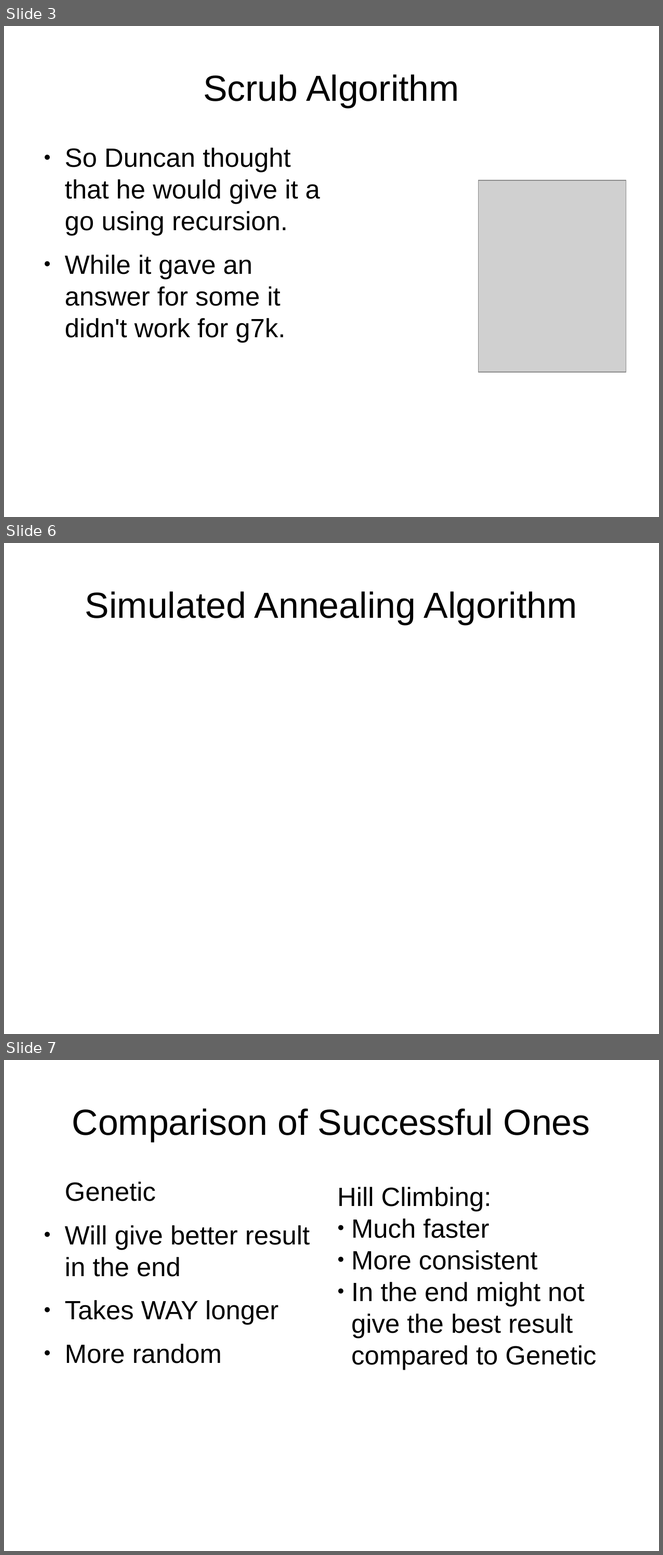
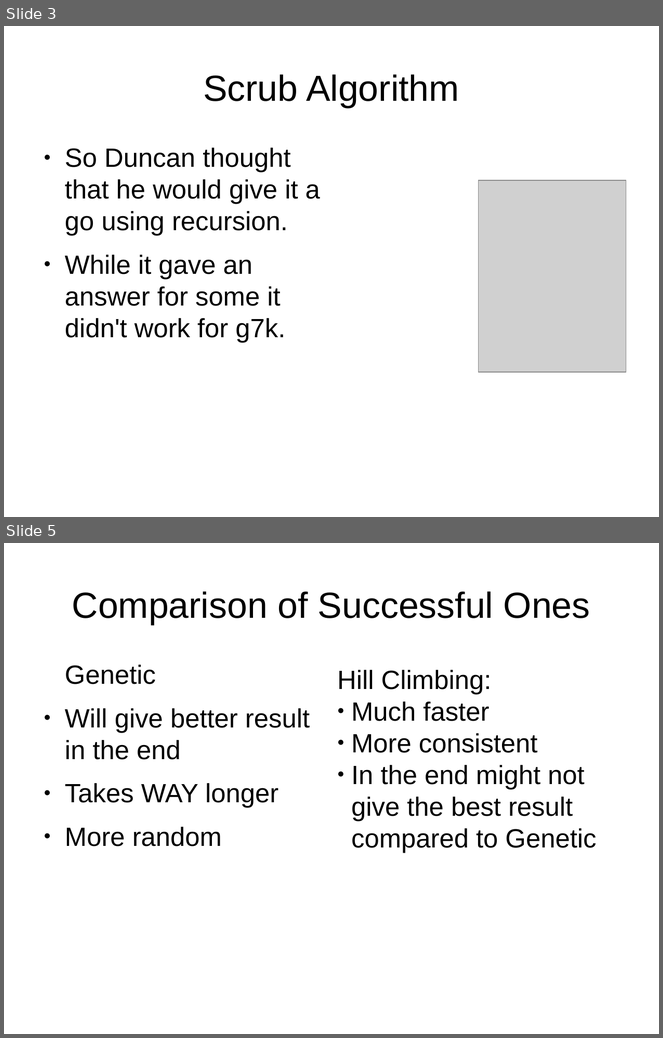
Before and after one commit to 2090140L/Glasgow-TSP-Challenge, a slide deck: presentation.odp. Shown one above the other, each under a label of ours: slides 3, 6 and 7 before the commit, slides 3 and 5 after it; the slides between them are not shown. The pictures are 663x1555 and 663x1038 pixels, drawn with LibreOffice and Linux fonts; fonts in the diff are those of the drawing; grey boxes stand for pictures. Boxes give left, top, right and bottom in pixels: in the first picture for what was removed or moved away, otherwise in the second. Text is boxed around its words. In the diff, an @@ line names an element or a change of style, - is before the commit and + after.

```diff
--- a/presentation.odp
+++ b/presentation.odp
@@ slide 6 removed at (4, 543, 659, 1034), background #FFFFFF @@
@@ title removed at (85, 591, 578, 625) @@
-Simulated Annealing Algorithm
@@ what was slide 7 is now slide 5 @@
```
Also in this commit, not shown: 1 slide changed, 2 slides added, 2 other slides removed.
